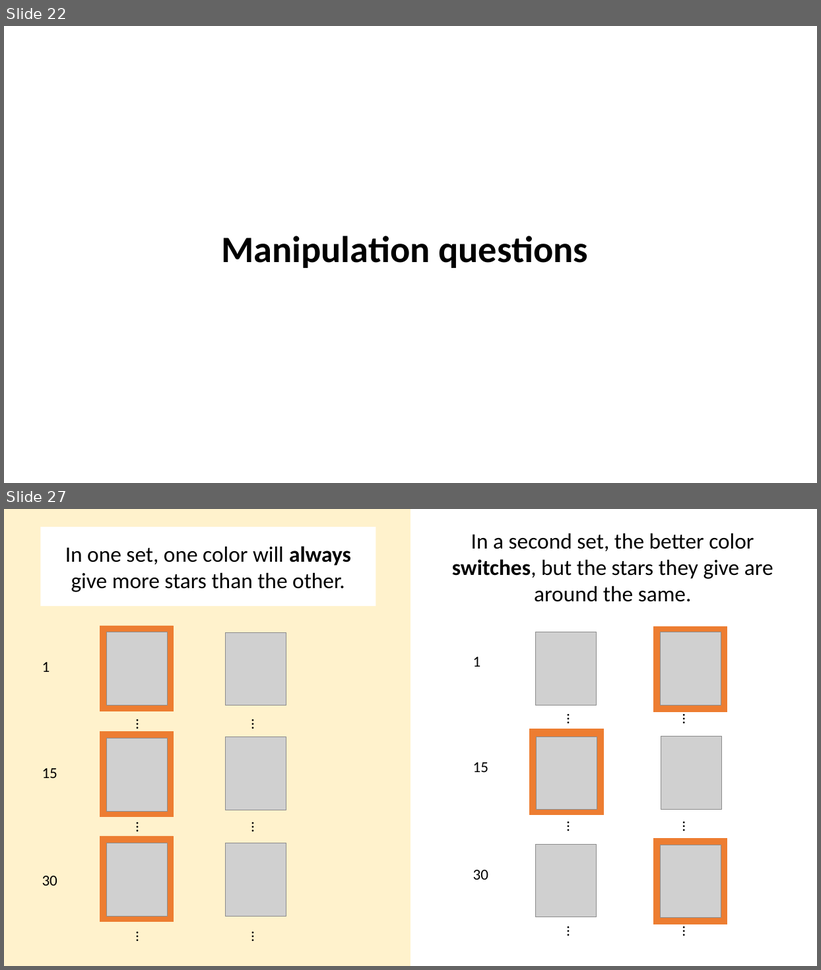
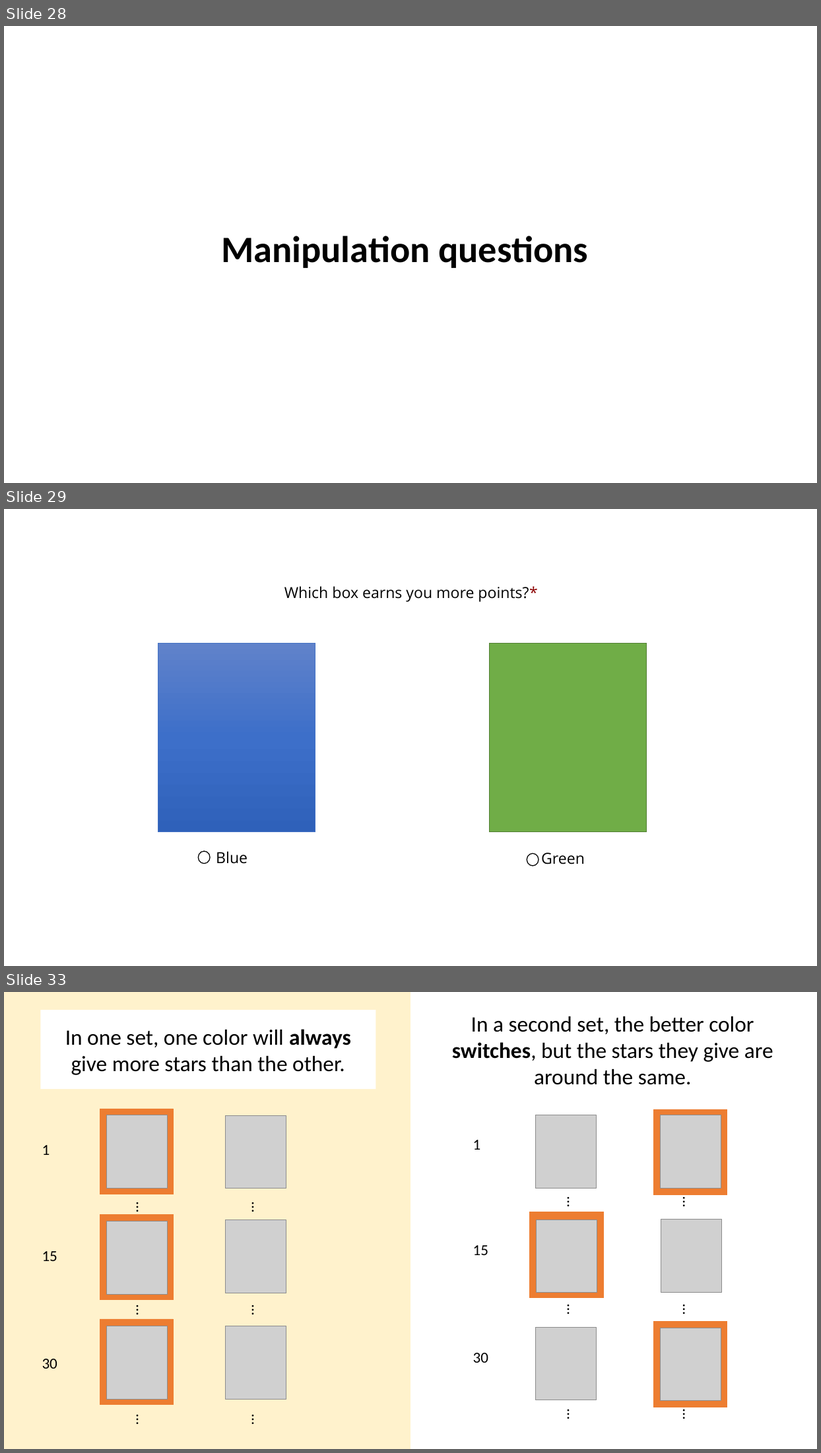
Before and after one commit to LillianXu2019/LUX-RL, a slide deck: images/task_instructions_lux.pptx. Shown one above the other, each under a label of ours: slides 22 and 27 before the commit, slides 28, 29 and 33 after it; the slides between them are not shown. The pictures are 821x970 and 821x1453 pixels, drawn with LibreOffice and Linux fonts; fonts in the diff are those of the drawing; grey boxes stand for pictures. Boxes give left, top, right and bottom in pixels: in the first picture for what was removed or moved away, otherwise in the second. Text is boxed around its words. In the diff, an @@ line names an element or a change of style, - is before the commit and + after.

```diff
--- a/images/task_instructions_lux.pptx
+++ b/images/task_instructions_lux.pptx
@@ slide 29 added at [4, 509, 817, 966], background #FFFFFF @@
@@ text added at [284, 586, 537, 601], 18 pt, text #000000 @@
+Which box earns you more points?*
@@ rectangle added at [158, 643, 316, 832], fill gradient #6183CB to #3E70CA to #3062BB, outline #4472C4 0.5 pt @@
@@ rectangle added at [490, 643, 647, 832], fill #70AD47, outline #538035 1 pt @@
@@ ellipse added at [199, 852, 210, 864], outline #000000 1 pt @@
@@ text added at [216, 852, 248, 864], 18 pt, text #000000 @@
+Blue
@@ ellipse added at [527, 854, 539, 866], outline #000000 1 pt @@
@@ text added at [541, 853, 585, 865], 18 pt, text #000000 @@
+Green
@@ what was slide 22 is now slide 28 @@
@@ what was slide 27 is now slide 33 @@
```
Also in this commit, not shown: 4 slides changed, 6 other slides added, 1 slide removed, 12 other files.
